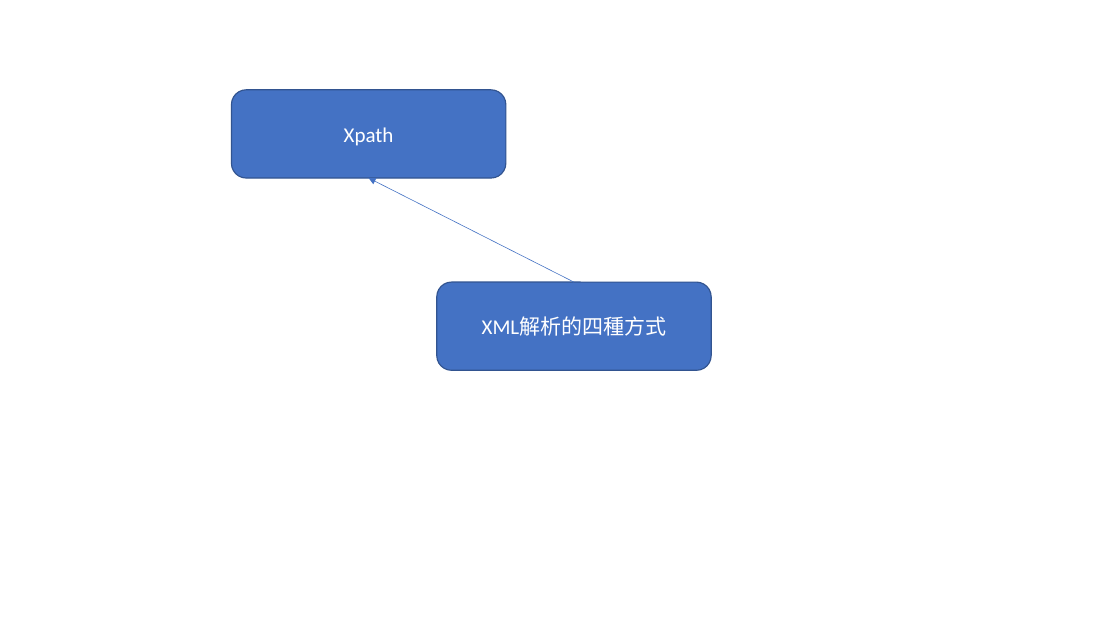
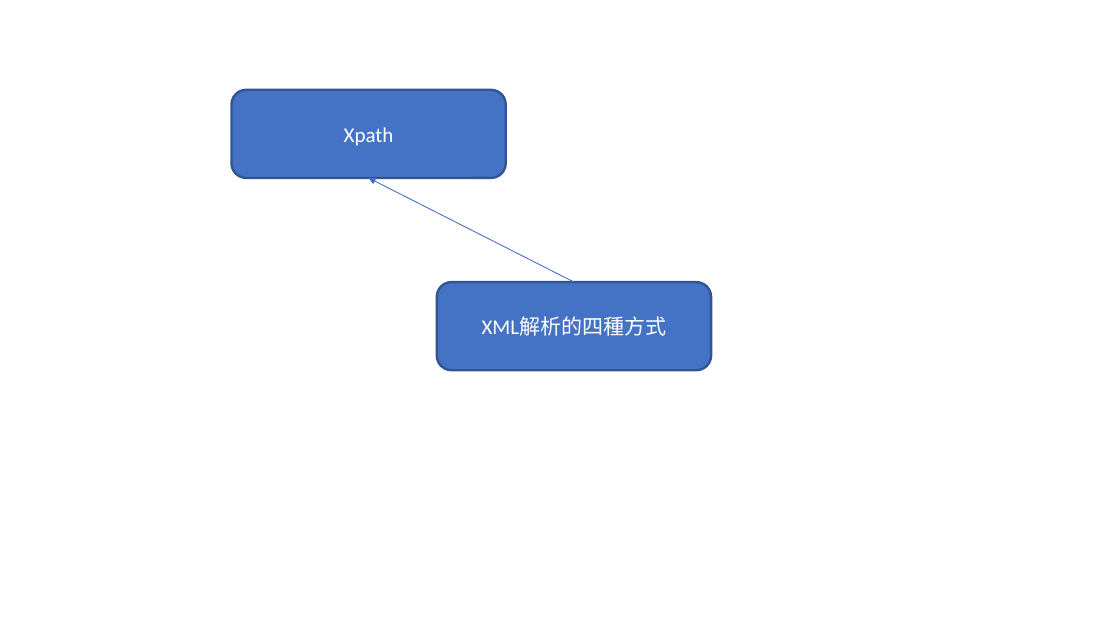
Before and after one commit to luchaojun/JavaSprint, a slide deck: slide 1 of JavaStudyRecord/JavaStudyRecord.pptx. Drawn at 1120x630 pixels with LibreOffice and Linux fonts; fonts in the diff are those of the drawing. Boxes give left, top, right and bottom in pixels: in the first picture for what was removed or moved away, otherwise in the second. Text is boxed around its words. In the diff, an @@ line names an element or a change of style, - is before the commit and + after.

```diff
--- a/JavaStudyRecord/JavaStudyRecord.pptx
+++ b/JavaStudyRecord/JavaStudyRecord.pptx
@@ rounded rectangle "Xpath" at (232,90,507,178): outline #325491 1 pt to #325491 2 pt; proportions changed @@
@@ arrow removed from (574, 282) to (369, 178) @@
@@ freeform shape added at (369,178,574,282), outline #3F6FC3 0.75 pt @@
@@ rounded rectangle "XML解析的四種方式" at (437,282,712,371): outline #325491 1 pt to #325491 2 pt; proportions changed @@
```
Also in this commit, not shown: 1 slide added.
